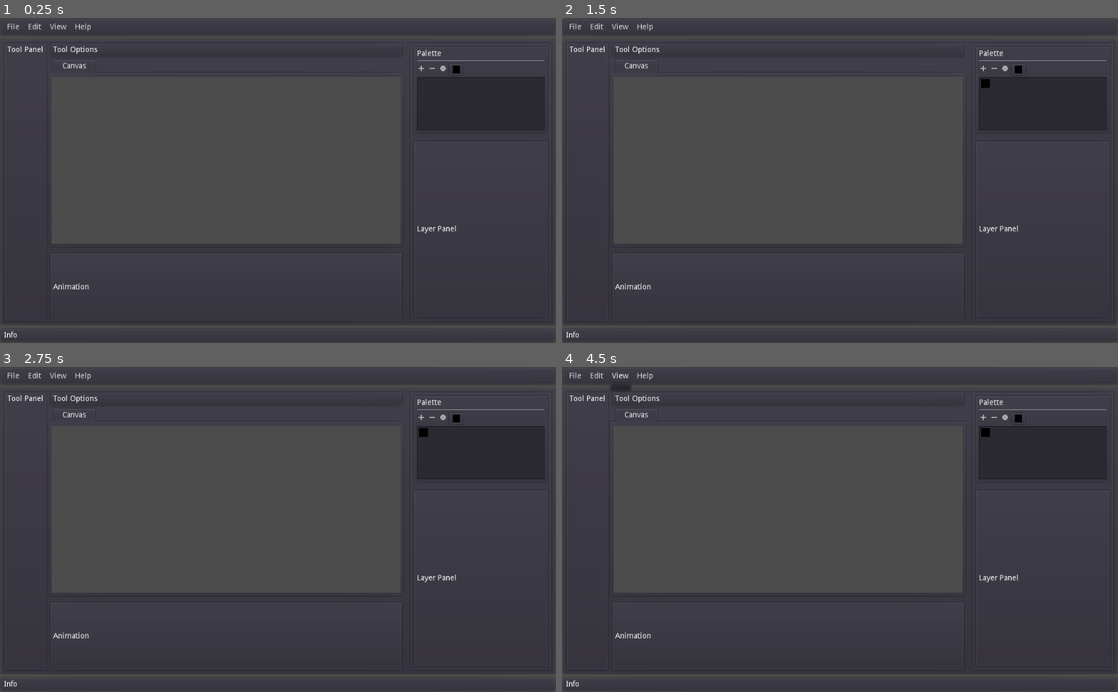
Above: before the commit, frames 1-4 (two rows, left to right).
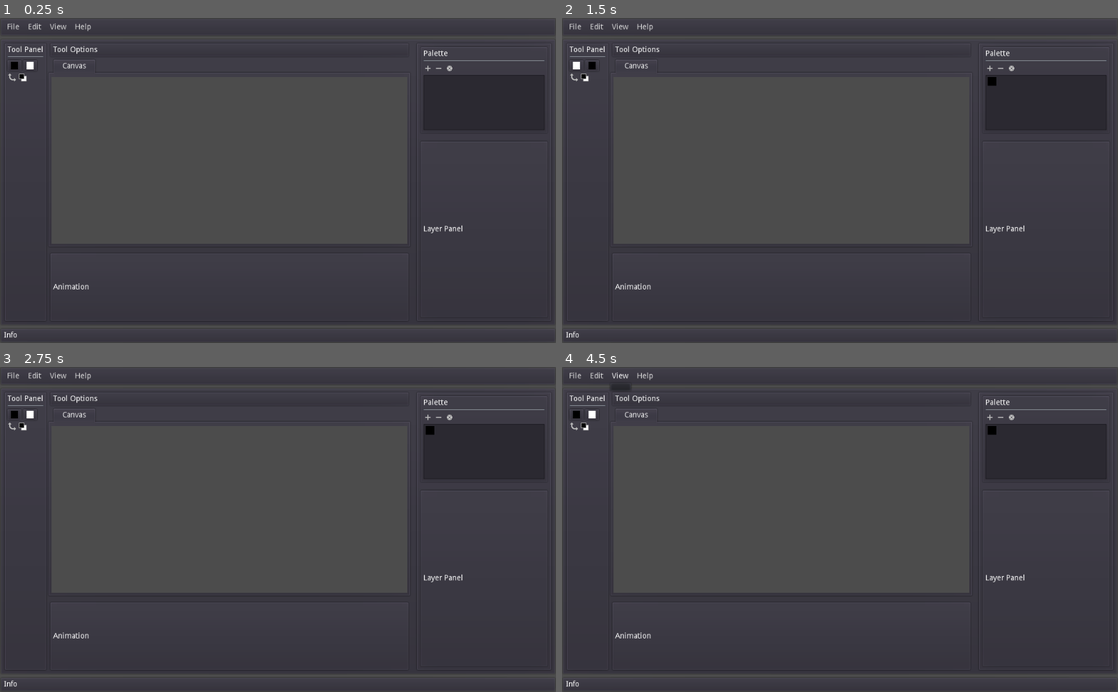
Above: after the commit, the same moments.

Repository: CatlockGames/Lattice
Game: Godot game, scene res://scenes/Lattice.tscn
The game is run twice, just before and just after one commit, with the same random seed, the same clock (stepped at 60 frames per second) and the same inputs.
Inputs (mouse positions are in pixels of both pictures, inside the frame that each line leads up to; where the layout moved, square brackets give the same spot in the first picture):
- Up to frame 1 (0.25 s): no input
- Up to frame 2 (1.5 s): click (990, 70) [984, 70] at 0.5 s; click (573, 76) at 1.27 s
- Up to frame 3 (2.75 s): click (22, 425) at 2.02 s
- Up to frame 4 (4.5 s): click "File" at 2.75 s; click "Edit" at 3.5 s; click "View" at 4.25 s

The runs differ from the first frame. In frame 1, 0.5% of the frame differs, in the area x 1-98%, y 8-93%; in frame 2, 0.6%; in frame 3, 0.6%; in frame 4, 0.6%.

Commit message:
can select foreground and background colors, works with palette

Diff:
--- a/scenes/Lattice.tscn
+++ b/scenes/Lattice.tscn
@@ -1,16 +1,19 @@
-[gd_scene load_steps=10 format=2]
-
-[ext_resource path="res://scripts/PalettePanel.gd" type="Script" id=1]
-[ext_resource path="res://assets/graphics/add.png" type="Texture" id=2]
-[ext_resource path="res://assets/graphics/addPressed.png" type="Texture" id=3]
-[ext_resource path="res://assets/graphics/remove.png" type="Texture" id=4]
-[ext_resource path="res://assets/graphics/removePressed.png" type="Texture" id=5]
-[ext_resource path="res://assets/graphics/settings.png" type="Texture" id=6]
-[ext_resource path="res://assets/graphics/settingsPressed.png" type="Texture" id=7]
-[ext_resource path="res://assets/graphics/selected.png" type="Texture" id=8]
+[gd_scene load_steps=13 format=2]
+
+[ext_resource path="res://scripts/ToolPanel.gd" type="Script" id=1]
+[ext_resource path="res://assets/graphics/swap.png" type="Texture" id=2]
+[ext_resource path="res://assets/graphics/bw.png" type="Texture" id=3]
+[ext_resource path="res://scripts/PalettePanel.gd" type="Script" id=4]
+[ext_resource path="res://assets/graphics/add.png" type="Texture" id=5]
+[ext_resource path="res://assets/graphics/addPressed.png" type="Texture" id=6]
+[ext_resource path="res://assets/graphics/remove.png" type="Texture" id=7]
+[ext_resource path="res://assets/graphics/removePressed.png" type="Texture" id=8]
+[ext_resource path="res://assets/graphics/settings.png" type="Texture" id=9]
+[ext_resource path="res://assets/graphics/settingsPressed.png" type="Texture" id=10]
+[ext_resource path="res://assets/graphics/selected.png" type="Texture" id=11]
 
 [sub_resource type="StyleBoxTexture" id=1]
-texture = ExtResource( 8 )
+texture = ExtResource( 11 )
 region_rect = Rect2( 0, 0, 16, 16 )
 
 [node name="Lattice" type="Control"]
@@ -58,52 +61,91 @@
 [node name="MainPanel" type="PanelContainer" parent="UI"]
 margin_top = 38.0
 margin_right = 1024.0
-margin_bottom = 568.0
+margin_bottom = 632.0
 size_flags_vertical = 3
 
 [node name="Main" type="HBoxContainer" parent="UI/MainPanel"]
 margin_left = 7.0
 margin_top = 7.0
 margin_right = 1017.0
-margin_bottom = 523.0
+margin_bottom = 587.0
 
 [node name="ToolPanel" type="PanelContainer" parent="UI/MainPanel/Main"]
 margin_right = 80.0
-margin_bottom = 516.0
-
-[node name="VBoxContainer" type="VBoxContainer" parent="UI/MainPanel/Main/ToolPanel"]
+margin_bottom = 580.0
+script = ExtResource( 1 )
+
+[node name="Tools" type="VBoxContainer" parent="UI/MainPanel/Main/ToolPanel"]
 margin_left = 7.0
 margin_top = 7.0
 margin_right = 73.0
-margin_bottom = 509.0
-
-[node name="Label" type="Label" parent="UI/MainPanel/Main/ToolPanel/VBoxContainer"]
+margin_bottom = 573.0
+
+[node name="Label" type="Label" parent="UI/MainPanel/Main/ToolPanel/Tools"]
 margin_right = 66.0
 margin_bottom = 14.0
 text = "Tool Panel"
+
+[node name="HSeparator" type="HSeparator" parent="UI/MainPanel/Main/ToolPanel/Tools"]
+margin_top = 18.0
+margin_right = 66.0
+margin_bottom = 22.0
+
+[node name="FGBG" type="HBoxContainer" parent="UI/MainPanel/Main/ToolPanel/Tools"]
+margin_top = 26.0
+margin_right = 66.0
+margin_bottom = 46.0
+
+[node name="Foreground" type="ColorPickerButton" parent="UI/MainPanel/Main/ToolPanel/Tools/FGBG"]
+margin_right = 25.0
+margin_bottom = 20.0
+rect_min_size = Vector2( 25, 20 )
+
+[node name="Background" type="ColorPickerButton" parent="UI/MainPanel/Main/ToolPanel/Tools/FGBG"]
+margin_left = 29.0
+margin_right = 54.0
+margin_bottom = 20.0
+rect_min_size = Vector2( 25, 20 )
+color = Color( 1, 1, 1, 1 )
+
+[node name="Buttons" type="HBoxContainer" parent="UI/MainPanel/Main/ToolPanel/Tools"]
+editor/display_folded = true
+margin_top = 50.0
+margin_right = 66.0
+margin_bottom = 66.0
+
+[node name="Swap" type="TextureButton" parent="UI/MainPanel/Main/ToolPanel/Tools/Buttons"]
+margin_right = 16.0
+margin_bottom = 16.0
+texture_normal = ExtResource( 2 )
+
+[node name="BW" type="TextureButton" parent="UI/MainPanel/Main/ToolPanel/Tools/Buttons"]
+margin_left = 20.0
+margin_right = 36.0
+margin_bottom = 16.0
+texture_normal = ExtResource( 3 )
 
 [node name="HSplitContainer" type="HSplitContainer" parent="UI/MainPanel/Main"]
 margin_left = 84.0
 margin_right = 1010.0
-margin_bottom = 516.0
+margin_bottom = 580.0
 size_flags_horizontal = 3
 split_offset = -150
 
 [node name="Center" type="VBoxContainer" parent="UI/MainPanel/Main/HSplitContainer"]
-editor/display_folded = true
-margin_right = 651.0
-margin_bottom = 516.0
+margin_right = 663.0
+margin_bottom = 580.0
 size_flags_horizontal = 3
 
 [node name="ToolOptionsPanel" type="PanelContainer" parent="UI/MainPanel/Main/HSplitContainer/Center"]
 editor/display_folded = true
-margin_right = 651.0
+margin_right = 663.0
 margin_bottom = 28.0
 
 [node name="ToolOptions" type="HBoxContainer" parent="UI/MainPanel/Main/HSplitContainer/Center/ToolOptionsPanel"]
 margin_left = 7.0
 margin_top = 7.0
-margin_right = 644.0
+margin_right = 656.0
 margin_bottom = 21.0
 
 [node name="Label" type="Label" parent="UI/MainPanel/Main/HSplitContainer/Center/ToolOptionsPanel/ToolOptions"]
@@ -112,16 +154,15 @@
 text = "Tool Options"
 
 [node name="VSplitContainer" type="VSplitContainer" parent="UI/MainPanel/Main/HSplitContainer/Center"]
-editor/display_folded = true
 margin_top = 32.0
-margin_right = 651.0
-margin_bottom = 516.0
+margin_right = 663.0
+margin_bottom = 580.0
 size_flags_vertical = 3
 split_offset = -100
 
 [node name="TabContainer" type="TabContainer" parent="UI/MainPanel/Main/HSplitContainer/Center/VSplitContainer"]
-margin_right = 651.0
-margin_bottom = 344.0
+margin_right = 663.0
+margin_bottom = 408.0
 size_flags_horizontal = 3
 size_flags_vertical = 3
 tab_align = 0
@@ -140,7 +181,7 @@
 stretch = true
 
 [node name="Viewport" type="Viewport" parent="UI/MainPanel/Main/HSplitContainer/Center/VSplitContainer/TabContainer/Canvas"]
-size = Vector2( 643, 308 )
+size = Vector2( 655, 372 )
 handle_input_locally = false
 render_target_update_mode = 3
 
@@ -148,15 +189,15 @@
 
 [node name="AnimationPanel" type="PanelContainer" parent="UI/MainPanel/Main/HSplitContainer/Center/VSplitContainer"]
 editor/display_folded = true
-margin_top = 356.0
-margin_right = 651.0
-margin_bottom = 484.0
+margin_top = 420.0
+margin_right = 663.0
+margin_bottom = 548.0
 
 [node name="Animation" type="HBoxContainer" parent="UI/MainPanel/Main/HSplitContainer/Center/VSplitContainer/AnimationPanel"]
 editor/display_folded = true
 margin_left = 7.0
 margin_top = 7.0
-margin_right = 644.0
+margin_right = 656.0
 margin_bottom = 121.0
 
 [node name="Label" type="Label" parent="UI/MainPanel/Main/HSplitContainer/Center/VSplitContainer/AnimationPanel/Animation"]
@@ -166,74 +207,69 @@
 text = "Animation"
 
 [node name="RightPanel" type="PanelContainer" parent="UI/MainPanel/Main/HSplitContainer"]
-margin_left = 663.0
+editor/display_folded = true
+margin_left = 675.0
 margin_right = 926.0
-margin_bottom = 516.0
+margin_bottom = 580.0
 
 [node name="VSplitContainer" type="VSplitContainer" parent="UI/MainPanel/Main/HSplitContainer/RightPanel"]
 margin_left = 7.0
 margin_top = 7.0
-margin_right = 256.0
-margin_bottom = 509.0
+margin_right = 244.0
+margin_bottom = 573.0
 split_offset = -300
 
 [node name="PalettePanel" type="PanelContainer" parent="UI/MainPanel/Main/HSplitContainer/RightPanel/VSplitContainer"]
-margin_right = 249.0
-margin_bottom = 162.0
-size_flags_vertical = 3
-script = ExtResource( 1 )
+margin_right = 237.0
+margin_bottom = 226.0
+size_flags_vertical = 3
+script = ExtResource( 4 )
 
 [node name="Palette" type="VBoxContainer" parent="UI/MainPanel/Main/HSplitContainer/RightPanel/VSplitContainer/PalettePanel"]
 margin_left = 7.0
 margin_top = 7.0
-margin_right = 242.0
-margin_bottom = 155.0
+margin_right = 230.0
+margin_bottom = 219.0
 
 [node name="Label" type="Label" parent="UI/MainPanel/Main/HSplitContainer/RightPanel/VSplitContainer/PalettePanel/Palette"]
-margin_right = 235.0
+margin_right = 223.0
 margin_bottom = 14.0
 text = "Palette"
 
 [node name="HSeparator" type="HSeparator" parent="UI/MainPanel/Main/HSplitContainer/RightPanel/VSplitContainer/PalettePanel/Palette"]
 margin_top = 18.0
-margin_right = 235.0
+margin_right = 223.0
 margin_bottom = 22.0
 
 [node name="Buttons" type="HBoxContainer" parent="UI/MainPanel/Main/HSplitContainer/RightPanel/VSplitContainer/PalettePanel/Palette"]
 margin_top = 26.0
-margin_right = 235.0
-margin_bottom = 46.0
+margin_right = 223.0
+margin_bottom = 42.0
 
 [node name="AddColor" type="TextureButton" parent="UI/MainPanel/Main/HSplitContainer/RightPanel/VSplitContainer/PalettePanel/Palette/Buttons"]
 margin_right = 16.0
-margin_bottom = 20.0
-texture_normal = ExtResource( 2 )
-texture_pressed = ExtResource( 3 )
+margin_bottom = 16.0
+texture_normal = ExtResource( 5 )
+texture_pressed = ExtResource( 6 )
 
 [node name="RemoveColor" type="TextureButton" parent="UI/MainPanel/Main/HSplitContainer/RightPanel/VSplitContainer/PalettePanel/Palette/Buttons"]
 margin_left = 20.0
 margin_right = 36.0
-margin_bottom = 20.0
-texture_normal = ExtResource( 4 )
-texture_pressed = ExtResource( 5 )
+margin_bottom = 16.0
+texture_normal = ExtResource( 7 )
+texture_pressed = ExtResource( 8 )
 
 [node name="Settings" type="TextureButton" parent="UI/MainPanel/Main/HSplitContainer/RightPanel/VSplitContainer/PalettePanel/Palette/Buttons"]
 margin_left = 40.0
 margin_right = 56.0
-margin_bottom = 20.0
-texture_normal = ExtResource( 6 )
-texture_pressed = ExtResource( 7 )
-
-[node name="ColorPickerButton" type="ColorPickerButton" parent="UI/MainPanel/Main/HSplitContainer/RightPanel/VSplitContainer/PalettePanel/Palette/Buttons"]
-margin_left = 60.0
-margin_right = 85.0
-margin_bottom = 20.0
-rect_min_size = Vector2( 25, 20 )
+margin_bottom = 16.0
+texture_normal = ExtResource( 9 )
+texture_pressed = ExtResource( 10 )
 
 [node name="Colors" type="ItemList" parent="UI/MainPanel/Main/HSplitContainer/RightPanel/VSplitContainer/PalettePanel/Palette"]
-margin_top = 50.0
-margin_right = 235.0
-margin_bottom = 148.0
+margin_top = 46.0
+margin_right = 223.0
+margin_bottom = 212.0
 size_flags_horizontal = 3
 size_flags_vertical = 3
 custom_styles/selected_focus = SubResource( 1 )
@@ -243,14 +279,14 @@
 
 [node name="LayerPanel" type="PanelContainer" parent="UI/MainPanel/Main/HSplitContainer/RightPanel/VSplitContainer"]
 editor/display_folded = true
-margin_top = 174.0
-margin_right = 249.0
-margin_bottom = 502.0
+margin_top = 238.0
+margin_right = 237.0
+margin_bottom = 566.0
 
 [node name="Label" type="Label" parent="UI/MainPanel/Main/HSplitContainer/RightPanel/VSplitContainer/LayerPanel"]
 margin_left = 7.0
 margin_top = 157.0
-margin_right = 242.0
+margin_right = 230.0
 margin_bottom = 171.0
 text = "Layer Panel"
 
@@ -263,9 +299,9 @@
 
 [node name="InfoPanel" type="PanelContainer" parent="UI"]
 editor/display_folded = true
-margin_top = 572.0
+margin_top = 636.0
 margin_right = 1024.0
-margin_bottom = 600.0
+margin_bottom = 664.0
 
 [node name="Info" type="HBoxContainer" parent="UI/InfoPanel"]
 margin_left = 7.0
@@ -277,6 +313,8 @@
 margin_right = 25.0
 margin_bottom = 14.0
 text = "Info"
+[connection signal="pressed" from="UI/MainPanel/Main/ToolPanel/Tools/Buttons/Swap" to="UI/MainPanel/Main/ToolPanel" method="_on_Swap_pressed"]
+[connection signal="pressed" from="UI/MainPanel/Main/ToolPanel/Tools/Buttons/BW" to="UI/MainPanel/Main/ToolPanel" method="_on_BW_pressed"]
 [connection signal="pressed" from="UI/MainPanel/Main/HSplitContainer/RightPanel/VSplitContainer/PalettePanel/Palette/Buttons/AddColor" to="UI/MainPanel/Main/HSplitContainer/RightPanel/VSplitContainer/PalettePanel" method="_on_AddColor_pressed"]
 [connection signal="pressed" from="UI/MainPanel/Main/HSplitContainer/RightPanel/VSplitContainer/PalettePanel/Palette/Buttons/RemoveColor" to="UI/MainPanel/Main/HSplitContainer/RightPanel/VSplitContainer/PalettePanel" method="_on_RemoveColor_pressed"]
 [connection signal="pressed" from="UI/MainPanel/Main/HSplitContainer/RightPanel/VSplitContainer/PalettePanel/Palette/Buttons/Settings" to="UI/MainPanel/Main/HSplitContainer/RightPanel/VSplitContainer/PalettePanel" method="_on_Settings_pressed"]
--- a/scripts/PalettePanel.gd
+++ b/scripts/PalettePanel.gd
@@ -1,8 +1,10 @@
 extends PanelContainer
+
+var foregroundPicker: ColorPickerButton
 
 # Called when the node enters the scene tree for the first time.
 func _ready():
-	pass # Replace with function body.
+	foregroundPicker = find_parent("Main").find_node("Foreground")
 
 # Called every frame. 'delta' is the elapsed time since the previous frame.
 #func _process(delta):
@@ -13,8 +15,7 @@
 	var texture = ImageTexture.new()
 
 	image.create(16, 16, false, Image.FORMAT_RGBA8)
-
-	image.fill($Palette/Buttons/ColorPickerButton.color)
+	image.fill(foregroundPicker.color)
 	texture.create_from_image(image)
 
 	$Palette/Colors.add_icon_item(texture)
@@ -33,4 +34,4 @@
 func _on_Colors_item_selected(index):
 	var icon = $Palette/Colors.get_item_icon(index).get_data()
 	icon.lock()
-	$Palette/Buttons/ColorPickerButton.color = icon.get_pixel(1, 1)
+	foregroundPicker.color = icon.get_pixel(1, 1)
--- /dev/null
+++ b/scripts/ToolPanel.gd
@@ -0,0 +1,22 @@
+extends PanelContainer
+
+var foregroundPicker: ColorPickerButton
+var backgroundPicker: ColorPickerButton
+
+# Called when the node enters the scene tree for the first time.
+func _ready() -> void:
+	foregroundPicker = $Tools/FGBG/Foreground
+	backgroundPicker = $Tools/FGBG/Background
+	foregroundPicker.color = Color.black
+	backgroundPicker.color = Color.white
+
+# Swaps foreground and background color
+func _on_Swap_pressed() -> void:
+	var temp := foregroundPicker.color
+	foregroundPicker.color = backgroundPicker.color
+	backgroundPicker.color = temp
+
+# Reverts colors do black and white default
+func _on_BW_pressed() -> void:
+	foregroundPicker.color = Color.black
+	backgroundPicker.color = Color.white
